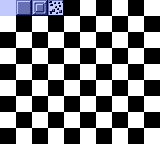
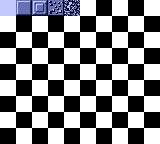
The second 160 × 144 image is a revision of the first. Changes to its layers:
added layer "Layer 9" above "Layer 8" over [left=66, top=1, right=78, bottom=13]
added layer "Layer 8" above "Layer 3 copy 2" over [left=64, top=0, right=80, bottom=16]
painted on "Layer 3 copy 2" over [left=49, top=1, right=63, bottom=15]
